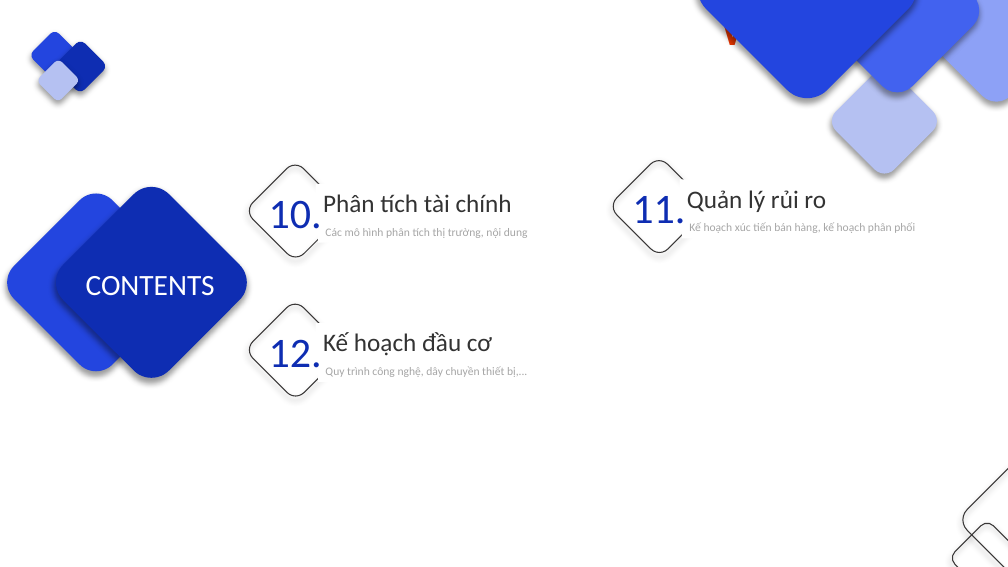
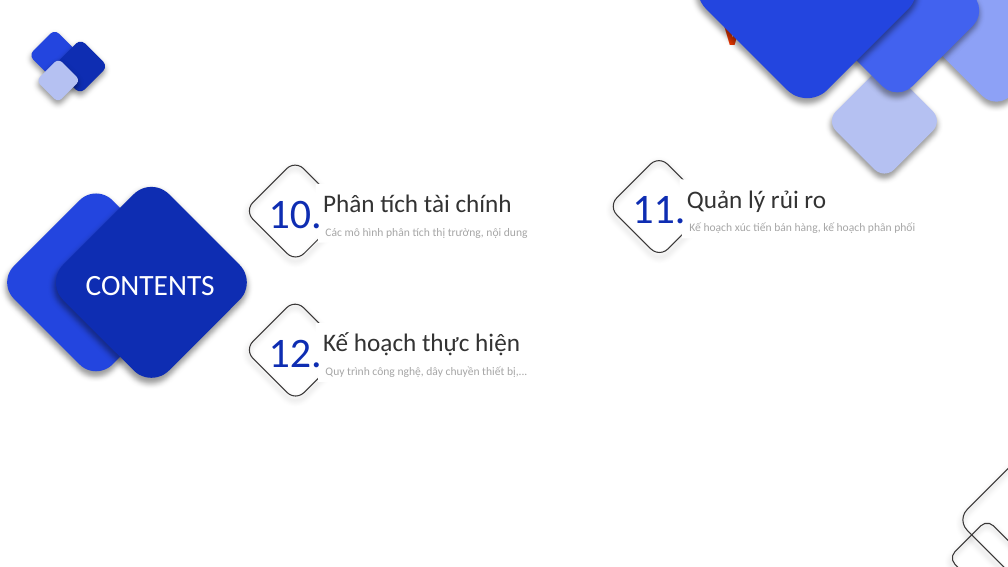
Before and after one commit to danglaiacc/kn, a slide deck: slide 46 of ppt/index.pptx. Drawn at 1008x567 pixels with LibreOffice and Linux fonts; fonts in the diff are those of the drawing. Boxes give left, top, right and bottom in pixels: in the first picture for what was removed or moved away, otherwise in the second. Text is boxed around its words. In the diff, an @@ line names an element or a change of style, - is before the commit and + after.

```diff
--- a/ppt/index.pptx
+++ b/ppt/index.pptx
@@ text at <box>323,332,520,356</box>: text changed @@
-Kế hoạch đầu cơ
+Kế hoạch thực hiện
```
Also in this commit, not shown: 18 other slides changed, 1 slide added, 1 slide removed.
